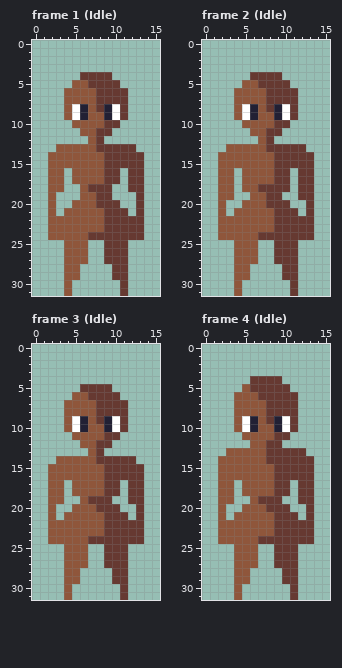
File history of a pixel-art file, ASSets/human.ase. Above, as it was before the edit.
16x32 pixels, 10 frames. Shown: frame 1 (Idle), frame 2 (Idle), frame 3 (Idle), frame 4 (Idle). The commit also changed other frames, which this record leaves out.
And afterwards:
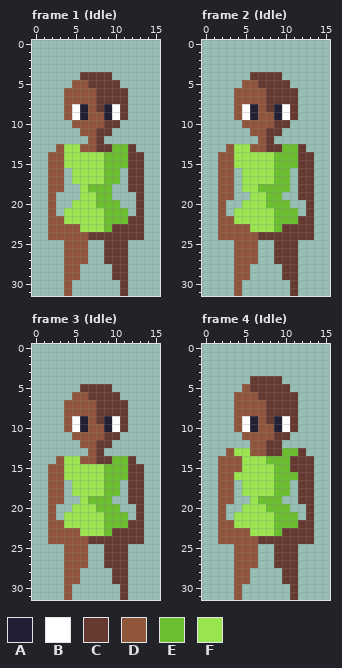
Palette (. is transparent): A #222034  B #ffffff  C #663931  D #8f563b  E #6abe30  F #99e550
What changed:
layer "Clothes" added
Frame 1 (Idle), layer "Clothes":
Colour E replaces colour C in row 13 at x 10 to 11; in rows 14 to 15 at x 9 to 11; in rows 16 to 17 at x 9 to 10; in row 18 at x 7 to 9; in row 19 at x 8 to 9; in row 20 at x 8 to 10.
Colour E replaces colour C in rows 21 to 22 at x 9 to 11; in row 23 at x 9.
Colour F replaces colour D in row 13 at x 4 to 5; in rows 14 to 15 at x 4 to 8; in rows 16 to 17 at x 5 to 8; in row 18 at x 6; in row 19 at x 6 to 7; in row 20 at x 5 to 7.
Colour F replaces colour D in rows 21 to 22 at x 4 to 8; in row 23 at x 6 to 8.
Frame 2 (Idle), layer "Clothes":
Colour E replaces colour C in row 13 at x 10 to 11; in rows 14 to 15 at x 9 to 11; in rows 16 to 17 at x 9 to 10; in row 18 at x 7 to 10; in row 19 at x 8 to 9; in row 20 at x 8 to 10.
Colour E replaces colour C in rows 21 to 22 at x 9 to 11; in row 23 at x 9.
Colour F replaces colour D in row 13 at x 4 to 5; in rows 14 to 15 at x 4 to 8; in rows 16 to 17 at x 5 to 8; in row 18 at x 5 to 6; in row 19 at x 6 to 7; in row 20 at x 5 to 7.
Colour F replaces colour D in rows 21 to 22 at x 4 to 8; in row 23 at x 6 to 8.
Frame 3 (Idle), layer "Clothes":
Colour E replaces colour C in row 14 at x 10 to 11; in rows 15 to 16 at x 9 to 11; in rows 17 to 18 at x 9 to 10; in row 19 at x 7 to 9; in row 20 at x 8 to 10; in rows 21 to 22 at x 9 to 11.
Colour E replaces colour C in row 23 at x 9.
Colour F replaces colour D in row 14 at x 4 to 5; in rows 15 to 16 at x 4 to 8; in rows 17 to 18 at x 5 to 8; in row 19 at x 6; in row 20 at x 5 to 7; in rows 21 to 22 at x 4 to 8.
Colour F replaces colour D in row 23 at x 6 to 8.
Frame 4 (Idle), layer "Clothes":
Colour E replaces colour C in row 13 at x 10 to 11; in row 14 at x 8 to 10; in row 15 at x 9 to 10; in row 16 at x 9 to 11; in rows 17 to 18 at x 9 to 10; in row 19 at x 7 to 9.
Colour E replaces colour C in row 20 at x 8 to 10; in rows 21 to 22 at x 9 to 11; in row 23 at x 9.
Colour F replaces colour D in row 13 at x 4 to 5; in row 14 at x 5 to 7; in row 15 at x 5 to 8; in row 16 at x 4 to 8; in rows 17 to 18 at x 5 to 8; in row 19 at x 6.
Colour F replaces colour D in row 20 at x 5 to 7; in rows 21 to 22 at x 4 to 8; in row 23 at x 6 to 8.
Where, in picture pixels (left, top, right, bottom), the same in both pictures:
changed: (64, 144, 128, 232)
changed: (234, 144, 298, 232)
changed: (64, 456, 128, 536)
changed: (234, 448, 298, 536)
